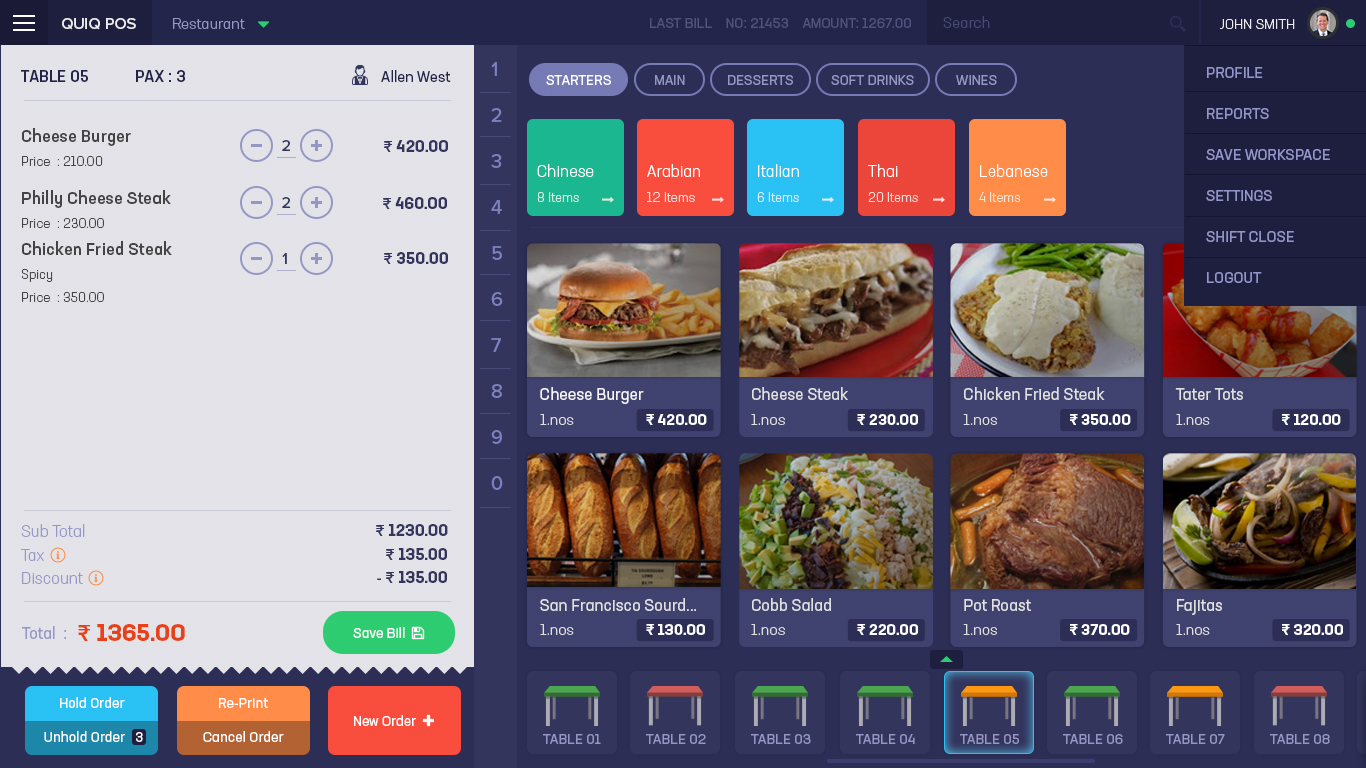
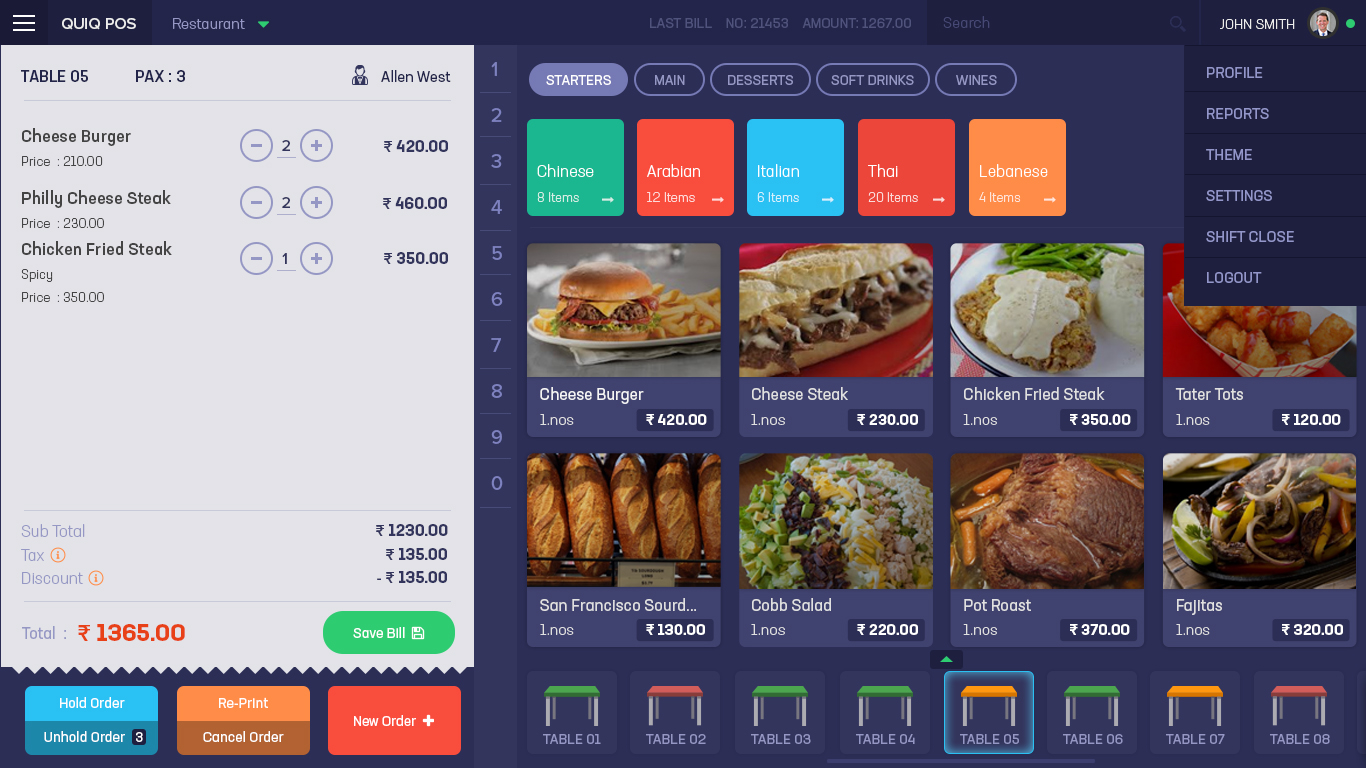
Layers edited between the first and the second 1366 × 768 image:
renamed "Profile Reports Save Workspace Settings Shift Close Logout" to "Profile Reports Theme Settings Shift Close Logout", painted on it over <box>1206,149,1330,160</box>
